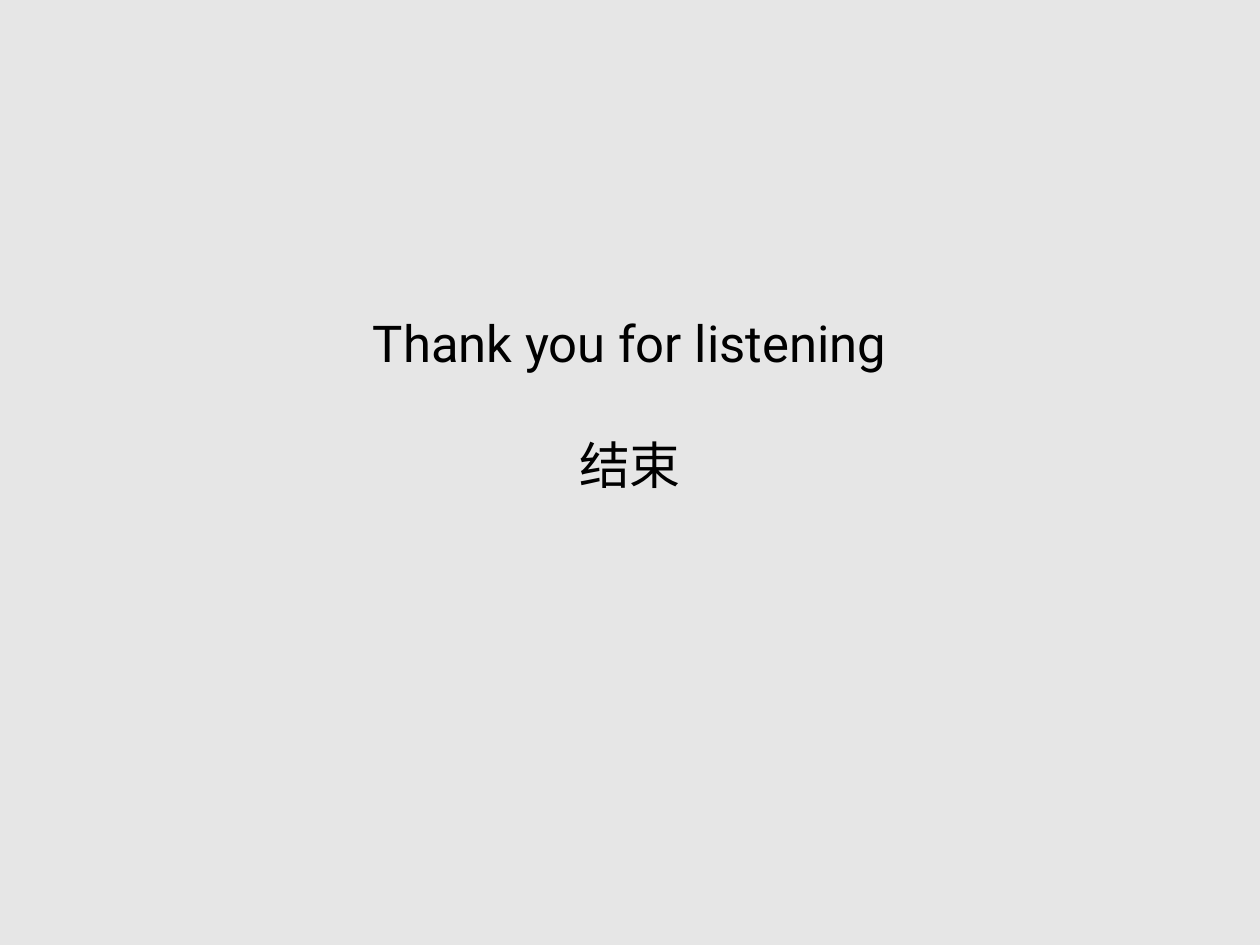
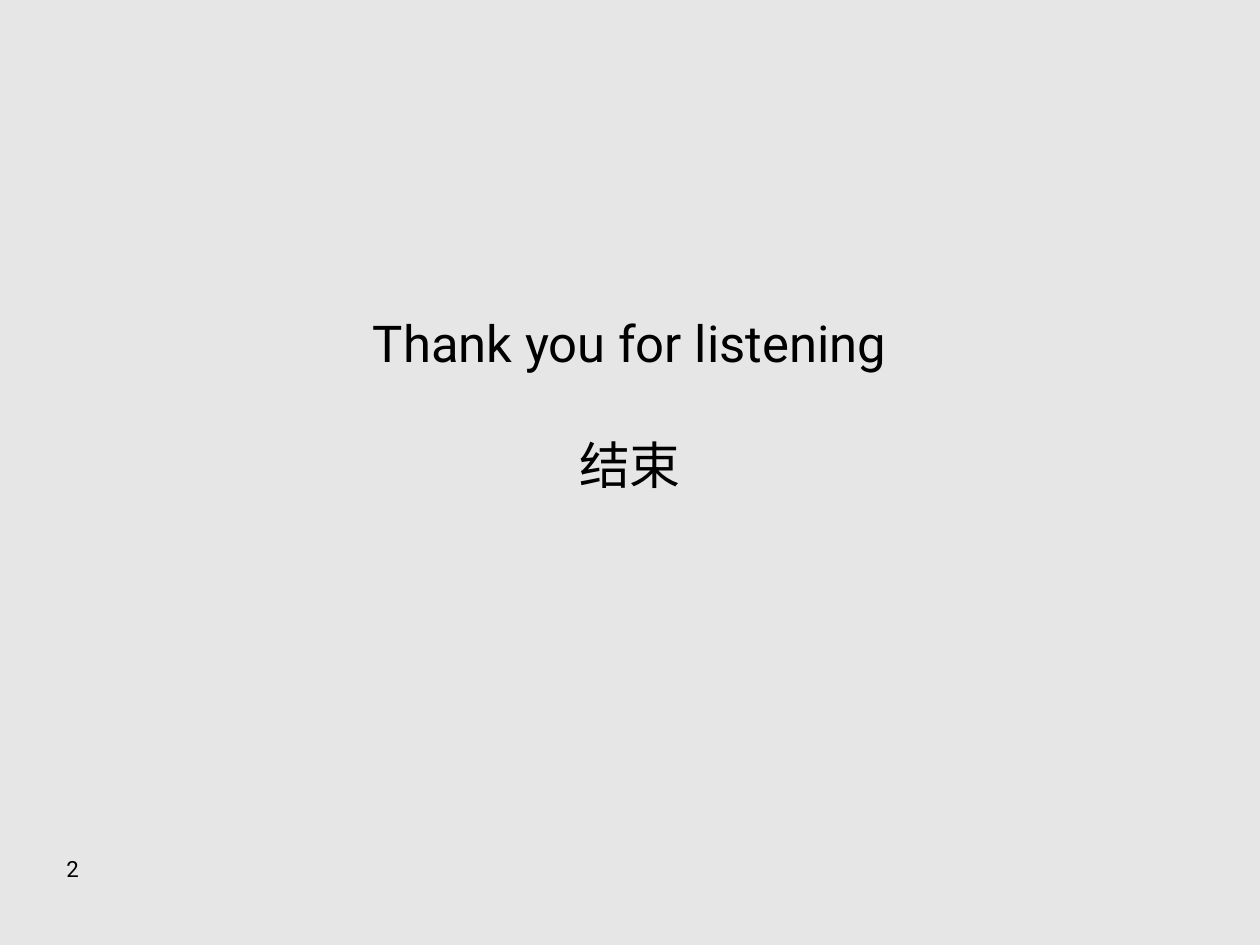
Before and after one commit to adamlatchem/dominoesAtDusk, a slide deck: slide 2 of presentation/DominoesAtDusk.odp (slide 5 before the commit). Drawn at 1260x945 pixels with LibreOffice and Linux fonts; fonts in the diff are those of the drawing. Boxes give left, top, right and bottom in pixels: in the first picture for what was removed or moved away, otherwise in the second. Text is boxed around its words. In the diff, an @@ line names an element or a change of style, - is before the commit and + after.

```diff
--- a/presentation/DominoesAtDusk.odp
+++ b/presentation/DominoesAtDusk.odp
@@ page number added at [66,861,78,877], 14 pt, text #000000 @@
+2
```
Also in this commit, not shown: 1 other slide changed, 3 slides removed.
